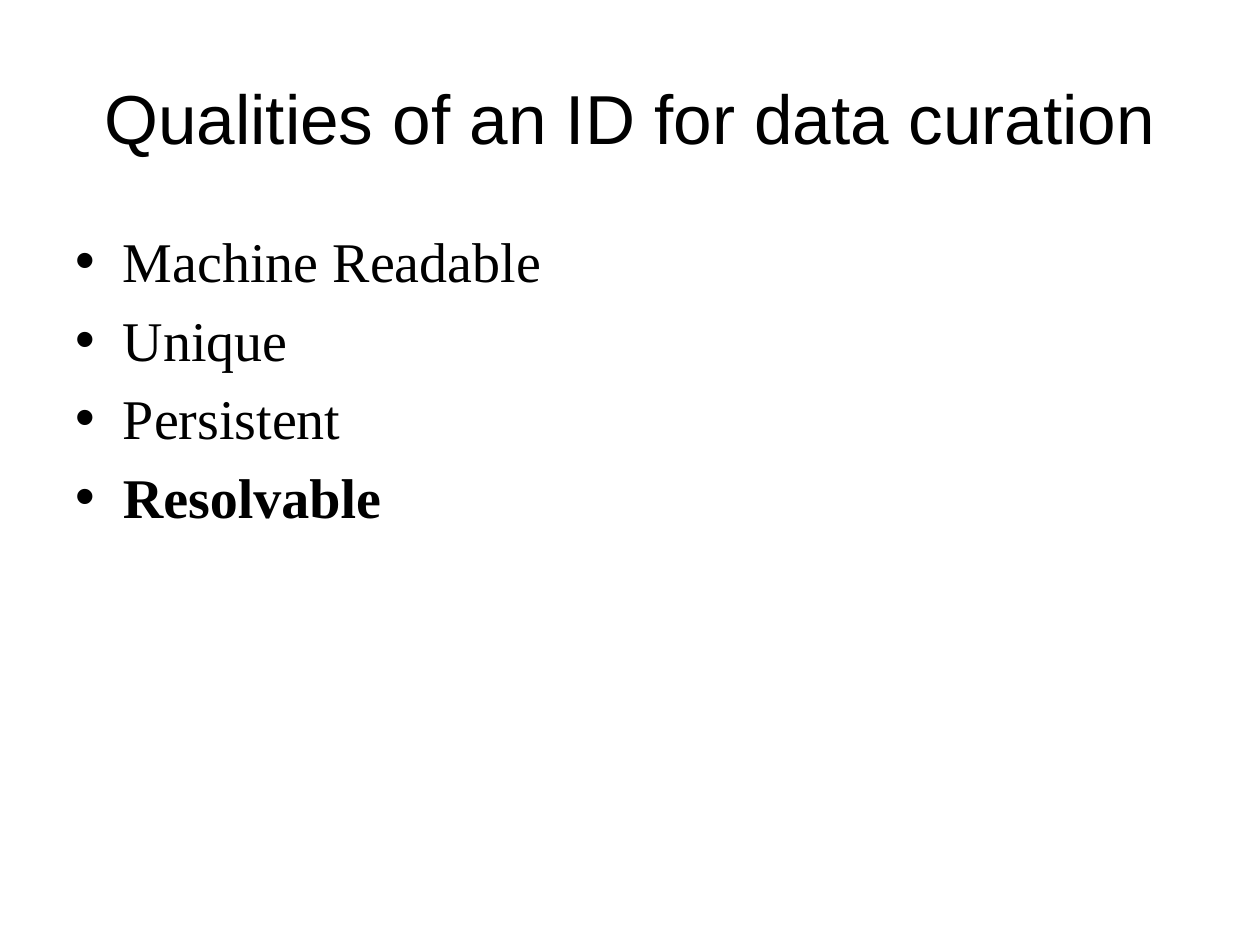
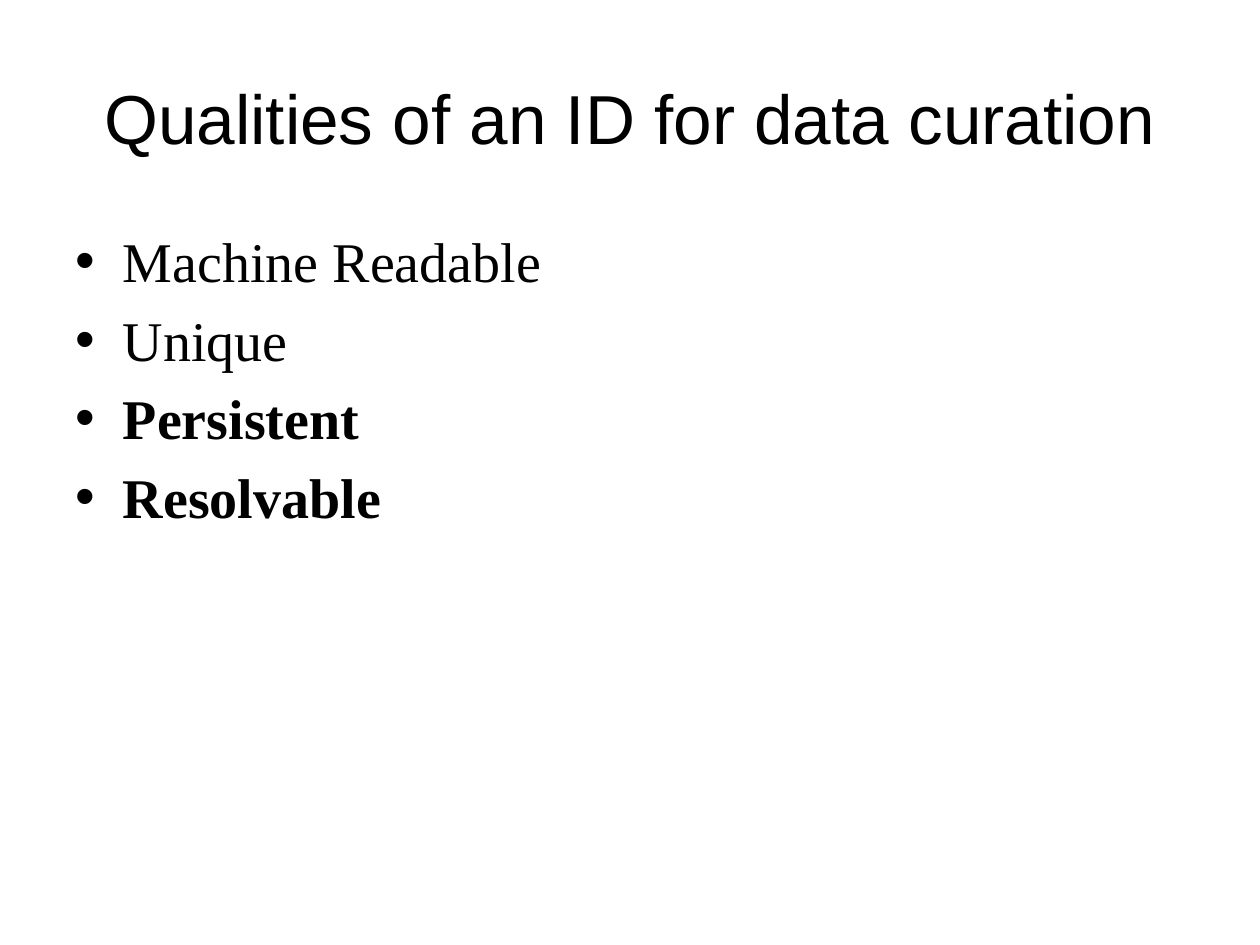
Before and after one commit to DataCurationWorkshop/HongKongCurationWorkshop, a slide deck: slide 13 of Day_1/Lectures/Slides/Day_1_Lecture_Identifier.pptx (slide 12 before the commit). Drawn at 1260x945 pixels with LibreOffice and Linux fonts; fonts in the diff are those of the drawing; background and template pictures are left out. Boxes give left, top, right and bottom in pixels: in the first picture for what was removed or moved away, otherwise in the second. Text is boxed around its words. In the diff, an @@ line names an element or a change of style, - is before the commit and + after.

```diff
--- a/Day_1/Lectures/Slides/Day_1_Lecture_Identifier.pptx
+++ b/Day_1/Lectures/Slides/Day_1_Lecture_Identifier.pptx
@@ text at <box>123,400,359,440</box>: bold on in "Persistent" @@
```
Also in this commit, not shown: 1 other slide changed, 4 slides added, 1 slide removed.
